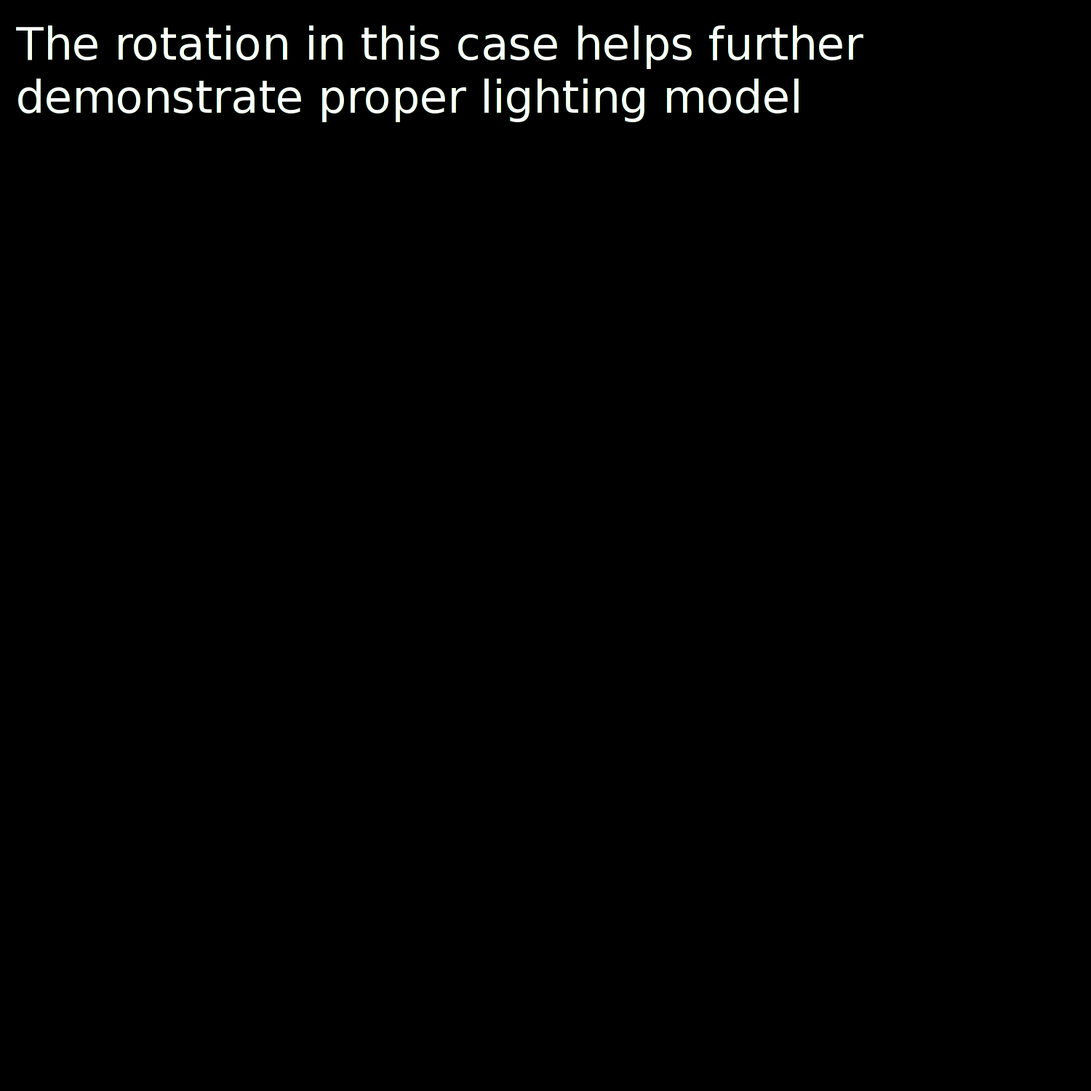
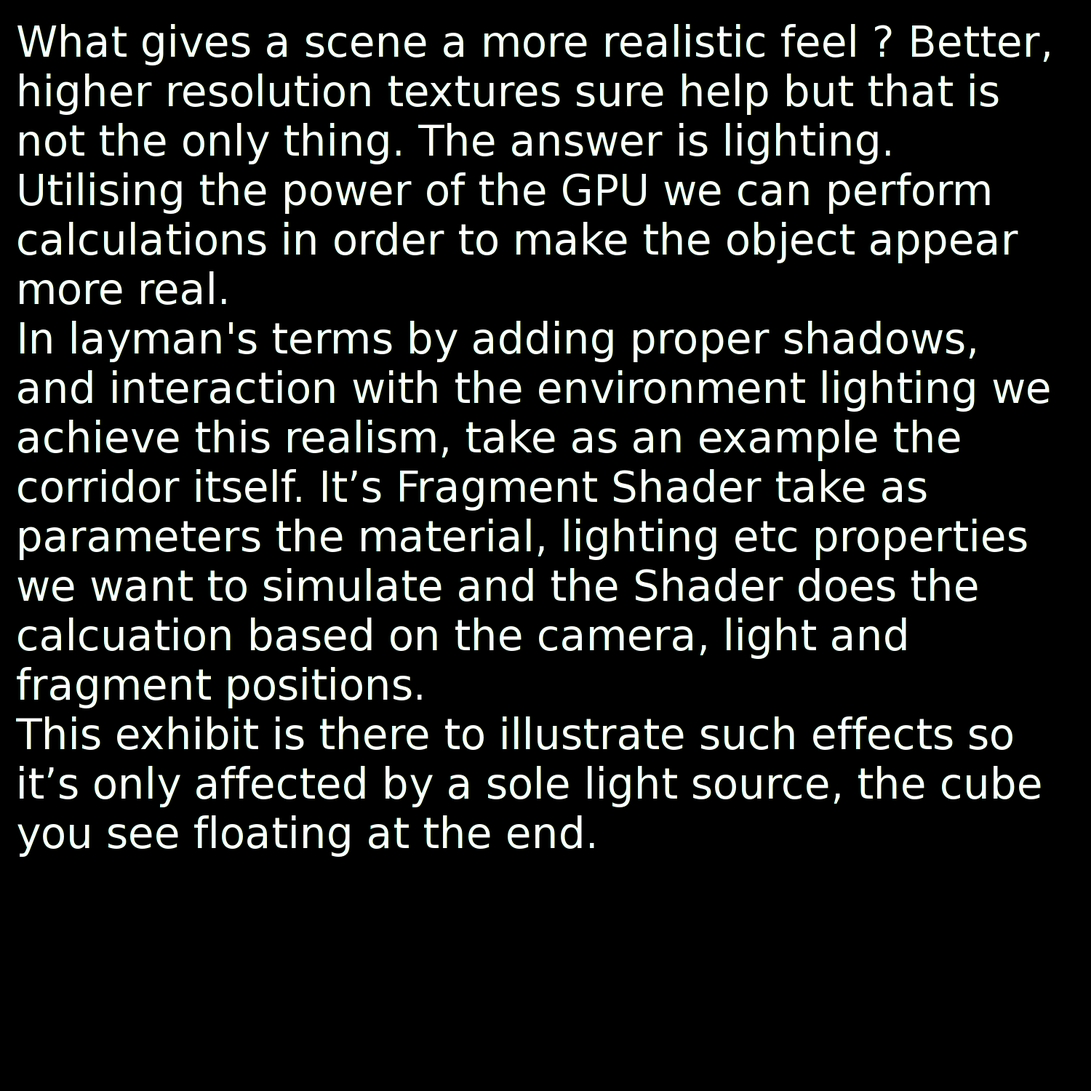
The second 1091x1091 image is a revision of the first. Changes to its layers:
renamed "The rotation in this case help..." to "What gives a scene a more real...", painted on it over box(16, 24, 1051, 858)
